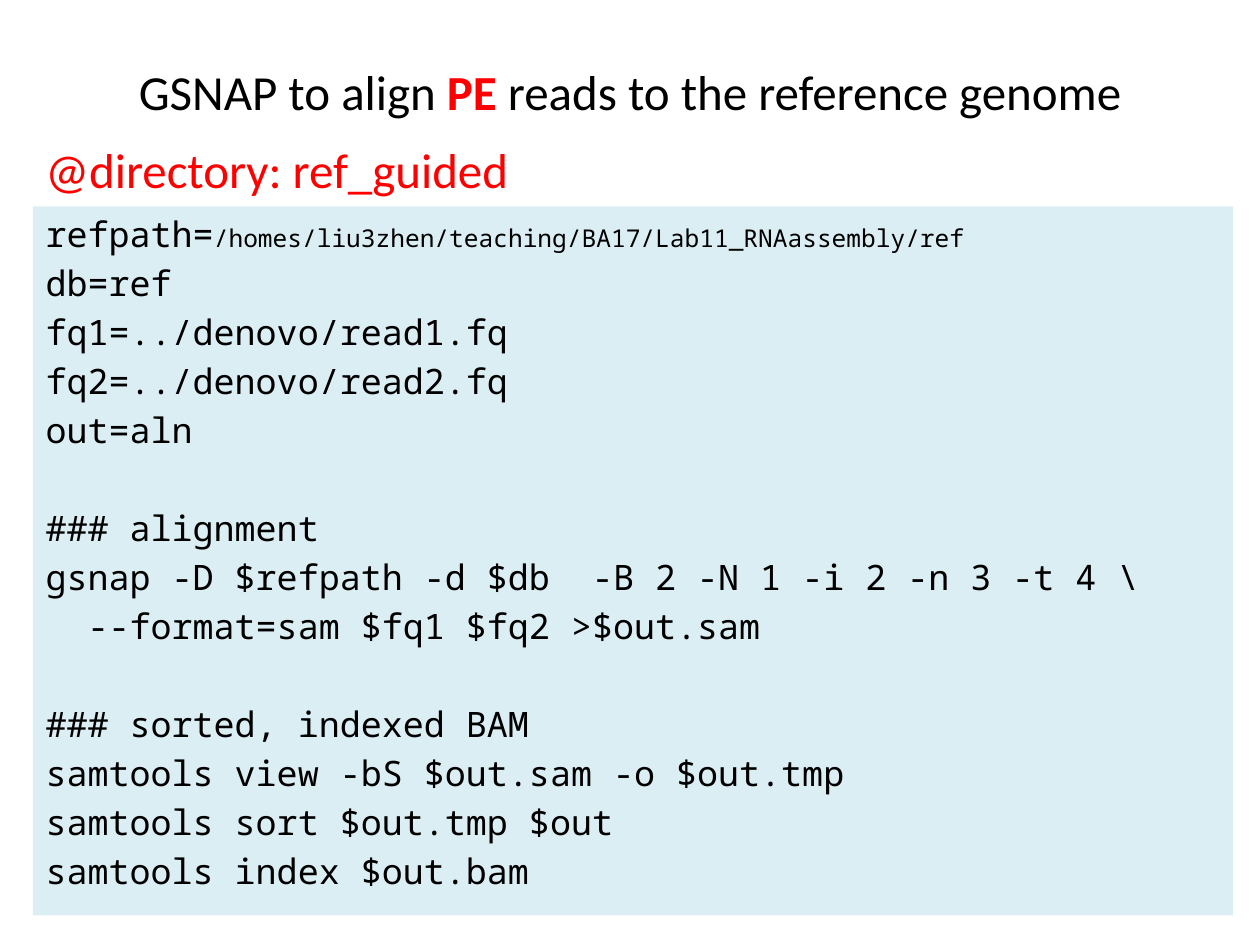
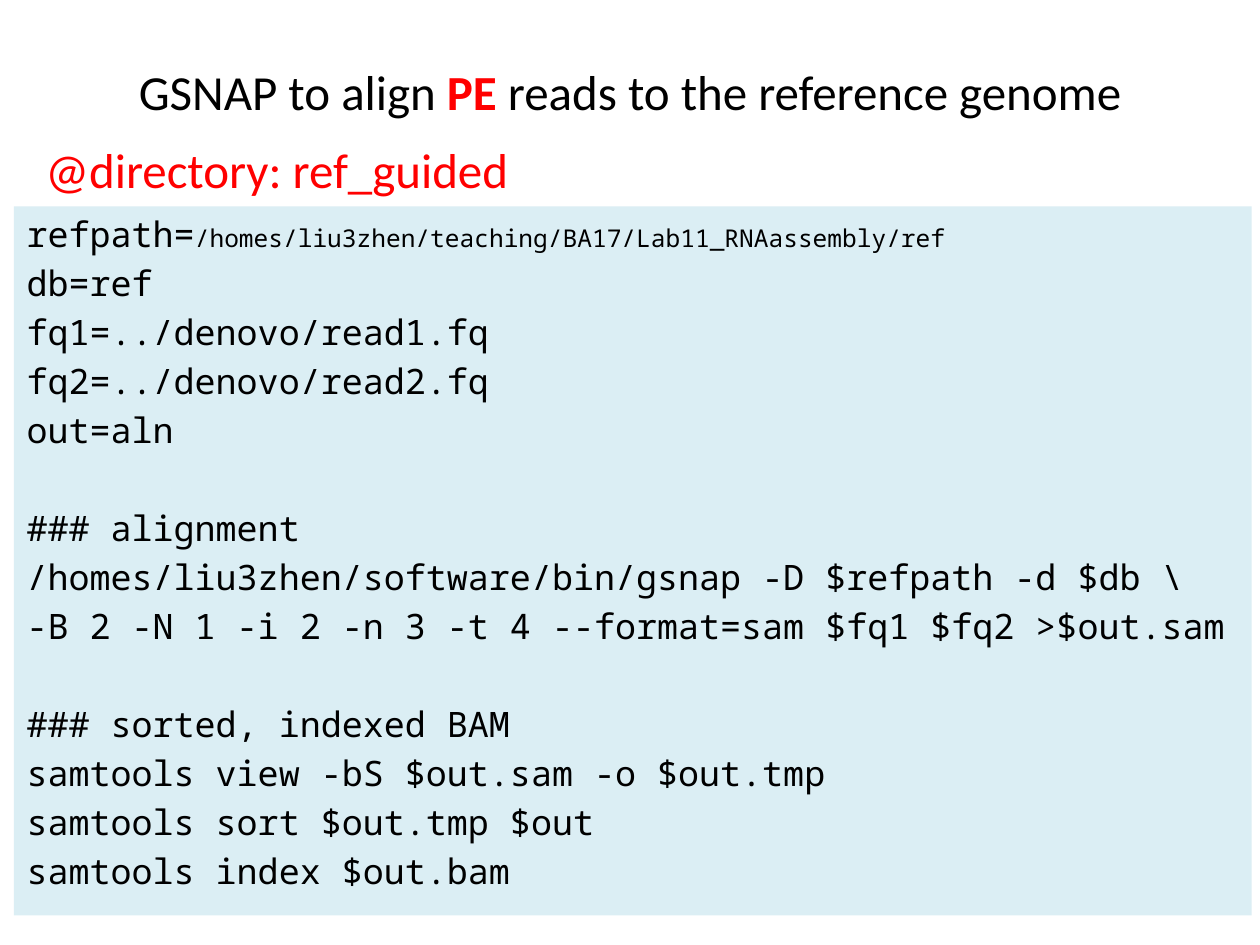
Before and after one commit to ravinpoudel/PLPTH813Bioinformatics, a slide deck: slide 12 of labs/lab11_RNA-Seq.pptx (slide 10 before the commit). Drawn at 1260x945 pixels with LibreOffice and Linux fonts; fonts in the diff are those of the drawing. Boxes give left, top, right and bottom in pixels: in the first picture for what was removed or moved away, otherwise in the second. Text is boxed around its words. In the diff, an @@ line names an element or a change of style, - is before the commit and + after.

```diff
--- a/labs/lab11_RNA-Seq.pptx
+++ b/labs/lab11_RNA-Seq.pptx
@@ text "refpath=/homes/liu3zhen/teaching/BA17/Lab11_RNAassembly/ref": place and size @@
-text "refpath=/homes/liu3zhen/teaching/BA17/Lab11_RNAassembly/ref" at bbox=[33, 207, 1232, 916]
+text "refpath=/homes/liu3zhen/teaching/BA17/Lab11_RNAassembly/ref" at bbox=[14, 207, 1251, 916]
@@ text at bbox=[27, 563, 1224, 648]: text changed @@
-gsnap -D $refpath -d $db -B 2 -N 1 -i 2 -n 3 -t 4 \
---format=sam $fq1 $fq2 >$out.sam
+/homes/liu3zhen/software/bin/gsnap -D $refpath -d $db \
+-B 2 -N 1 -i 2 -n 3 -t 4 --format=sam $fq1 $fq2 >$out.sam
```
Also in this commit, not shown: 2 other slides changed, 1 slide added.
